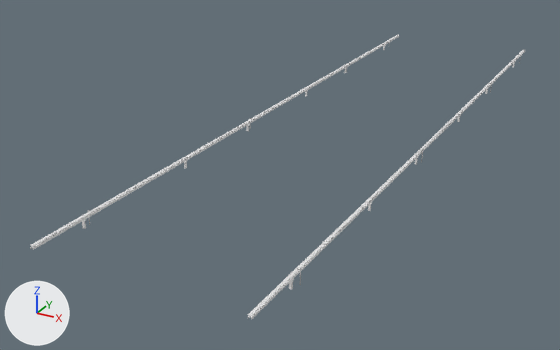
Renders of the OBJ model Resources/Meshes/27m/Station_ThirdRail.obj from each side of a commit.
Rendered twice from a camera (50 mm lens) standing at (26.3, -62.0, 24.2) and looking at (-5.0, -5.0, -4.3). Arrows for +X, +Y and +Z are at lower left; the lights stay in place. Where no turn or scale is listed for an object, it has been applied to the vertices.

In view in the first picture: 'Station_ThirdRail'.
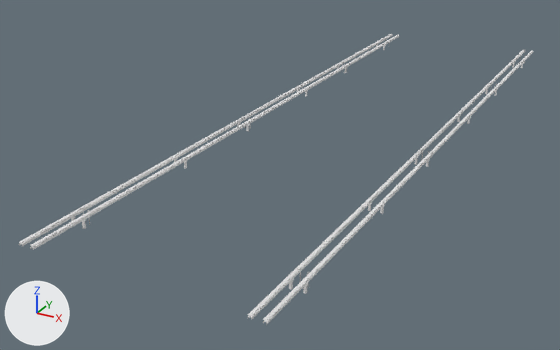
Where the change shows, as pixel boxes (x1, y1, x2, y2) in the pictures (560 x 350 px):
'Station_ThirdRail', reshaped: before (30, 35, 525, 320); after (19, 34, 533, 324)
part 1 of me_station_thirdrail, added: after (263, 52, 533, 324)
part 2 of me_station_thirdrail, added: after (19, 35, 392, 246)
part 3 of me_station_thirdrail, added: after (263, 51, 533, 321)
part 4 of me_station_thirdrail, added: after (20, 34, 392, 243)

The change in detail:
me_station_thirdrail is used by ob_station_thirdrail; location (0.0, 0.0, 0.0).
me_station_thirdrail had 822 vertices, 597 faces and spanned x -8.2..8.2, y -32.0..32.0, z -0.4..0.6.
me_station_thirdrail now has 1644 vertices, 1194 faces and spans x -9.0..9.0, y -32.0..32.0, z -0.4..0.6.
me_station_thirdrail part 1: the loose piece of 148 vertices spanning x 7.8..8.1, y -32.0..32.0, z 0.4..0.5 is copied, and the copy is moved by (0.9, 0.0, 0.0); it spans x 8.8..9.0, y -32.0..32.0, z 0.4..0.5.
me_station_thirdrail part 2: the loose piece of 148 vertices spanning x -8.1..-7.8, y -32.0..32.0, z 0.4..0.5 is copied, and the copy is moved by (-0.9, 0.0, 0.0); it spans x -9.0..-8.8, y -32.0..32.0, z 0.4..0.5.
me_station_thirdrail part 3: 188 vertices added at x 8.6..9.0, y -32.0..32.0, z -0.4..0.6.
me_station_thirdrail part 4: 146 vertices added at x -9.0..-8.6, y -32.0..32.0, z -0.4..0.6.
